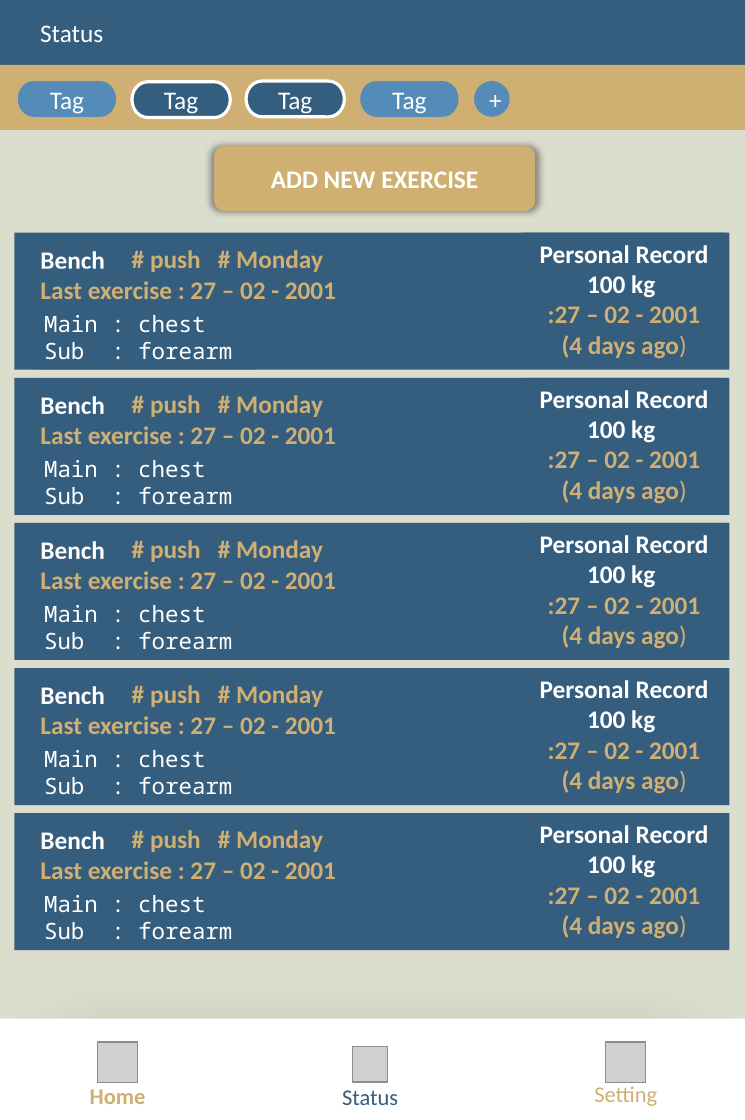
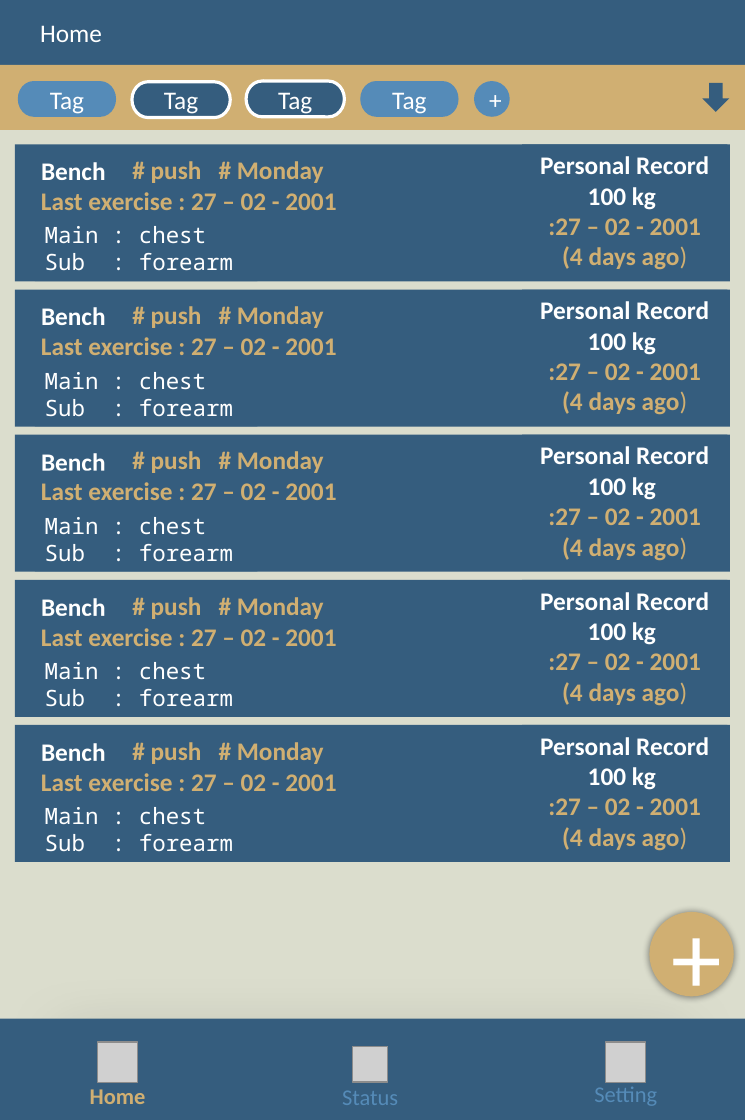
Before and after one commit to JeeIn-Park/Training-Tracker-Workout-Monitoring, a slide deck: slide 3 of doc/plan/version 2 - design [Auto-saved].pptx. Drawn at 745x1120 pixels with LibreOffice and Linux fonts; fonts in the diff are those of the drawing; grey boxes stand for pictures. Boxes give left, top, right and bottom in pixels: in the first picture for what was removed or moved away, otherwise in the second. Text is boxed around its words. In the diff, an @@ line names an element or a change of style, - is before the commit and + after.

```diff
--- a/doc/plan/version 2 - design [Auto-saved].pptx
+++ b/doc/plan/version 2 - design [Auto-saved].pptx
@@ text at [40, 25, 102, 42]: text changed @@
-Status
+Home
@@ up arrow added at [702, 83, 730, 112], fill #355D7E @@
@@ 3 texts, 3 rectangles: place and size @@
-3 texts, 3 rectangles at [14, 813, 730, 949]
+3 texts, 3 rectangles at [15, 145, 731, 281]
@@ rounded rectangle removed at [215, 146, 535, 211] @@
-ADD NEW EXERCISE
@@ 12 rectangles, 10 texts: place and size @@
-12 rectangles, 10 texts at [14, 233, 730, 805]
+12 rectangles, 10 texts at [15, 289, 731, 861]
@@ text "Last exercise : 27 – ...": place and size @@
-text "Last exercise : 27 – ..." at [40, 281, 336, 299]
+text "Last exercise : 27 – ..." at [41, 337, 336, 355]
@@ text "Last exercise : 27 – ...": place and size @@
-text "Last exercise : 27 – ..." at [40, 716, 336, 734]
+text "Last exercise : 27 – ..." at [41, 773, 336, 791]
@@ ellipse added at [650, 912, 734, 996], fill #D0AF72, 72 pt, text #FFFFFF @@
++
@@ rectangle at [0, 1018, 745, 1120]: fill #FFFFFF to #355D7E @@
@@ text "Status" at [342, 1091, 398, 1105]: text colour #355D7E to #558BB8 @@
@@ text "Setting" at [594, 1087, 657, 1106]: text colour #D0AF72 to #558BB8 @@
```
Also in this commit, not shown: 5 other slides changed, 4 slides added, 3 slides removed, 2 other files.
